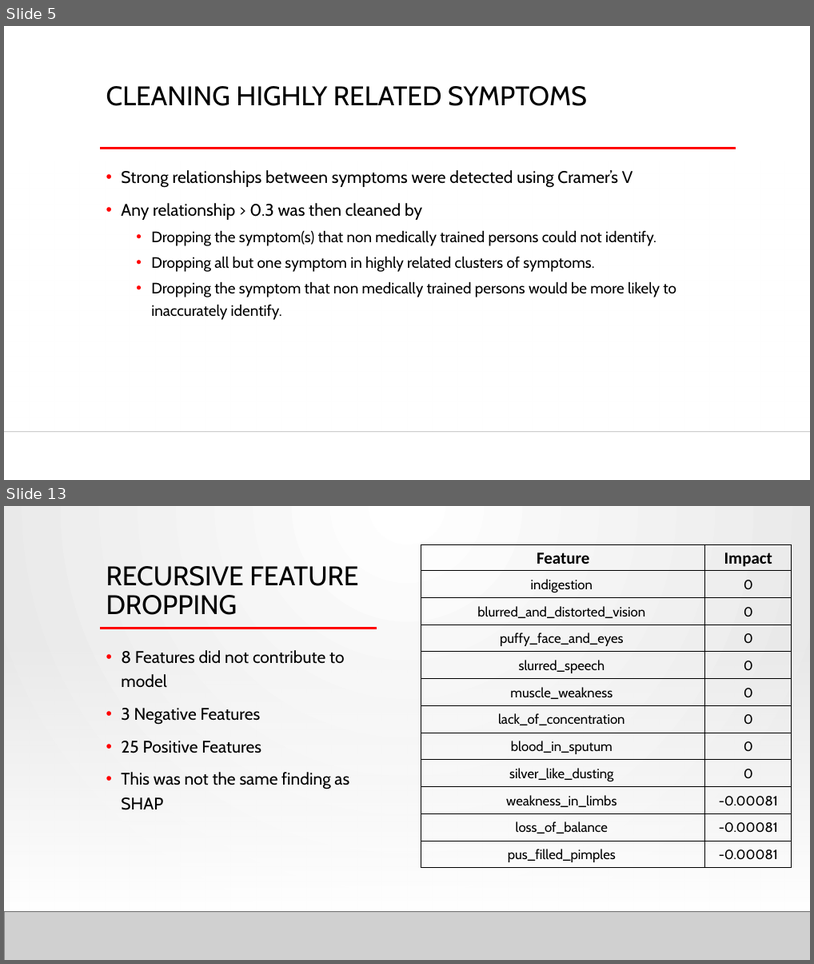
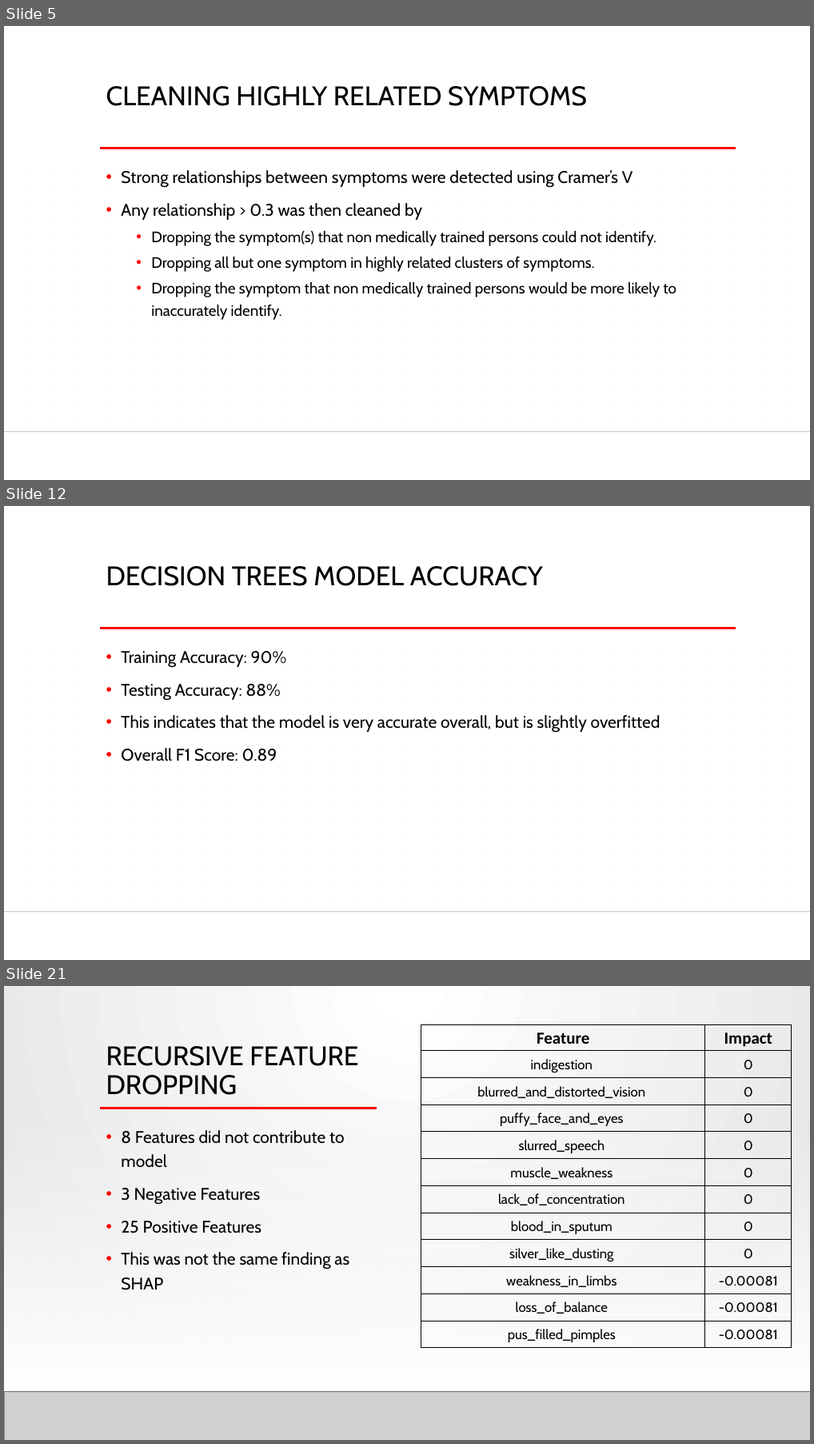
Before and after one commit to PaulButler8/springboard, a slide deck: Capstone 2/Capstone 2 Presentation.pptx. Shown one above the other, each under a label of ours: slides 5 and 13 before the commit, slides 5, 12 and 21 after it; the slides between them are not shown. The pictures are 814x964 and 814x1444 pixels, drawn with LibreOffice and Linux fonts; fonts in the diff are those of the drawing; grey boxes stand for pictures; background and template pictures are left out. Boxes give left, top, right and bottom in pixels: in the first picture for what was removed or moved away, otherwise in the second. Text is boxed around its words. In the diff, an @@ line names an element or a change of style, - is before the commit and + after.

```diff
--- a/Capstone 2/Capstone 2 Presentation.pptx
+++ b/Capstone 2/Capstone 2 Presentation.pptx
@@ slide 12 added at [4, 506, 810, 960], background #FFFFFF; not listed: 3 template elements that a slide beside it also shows @@
@@ title added at [106, 566, 543, 586], 32 pt, text #000000 @@
+DECISION TREES MODEL ACCURACY
@@ text added at [121, 651, 661, 761], 20 pt, text #000000 @@
+• Training Accuracy: 90%
+• Testing Accuracy: 88%
+• This indicates that the model is very accurate overall, but is slightly overfitted
+• Overall F1 Score: 0.89
@@ what was slide 13 is now slide 21 @@
```
Also in this commit, not shown: 10 slides changed, 7 other slides added, 1 other file.
